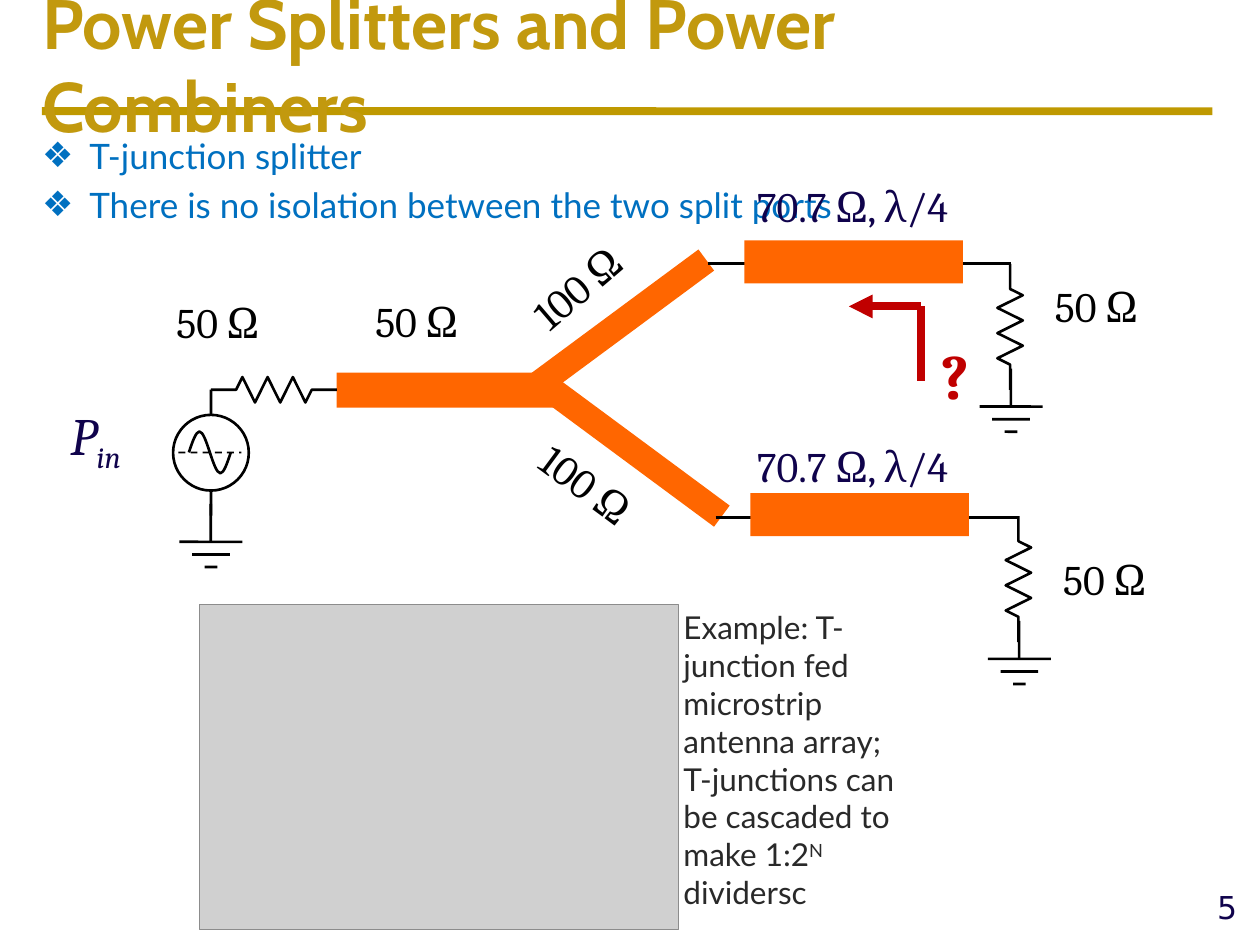
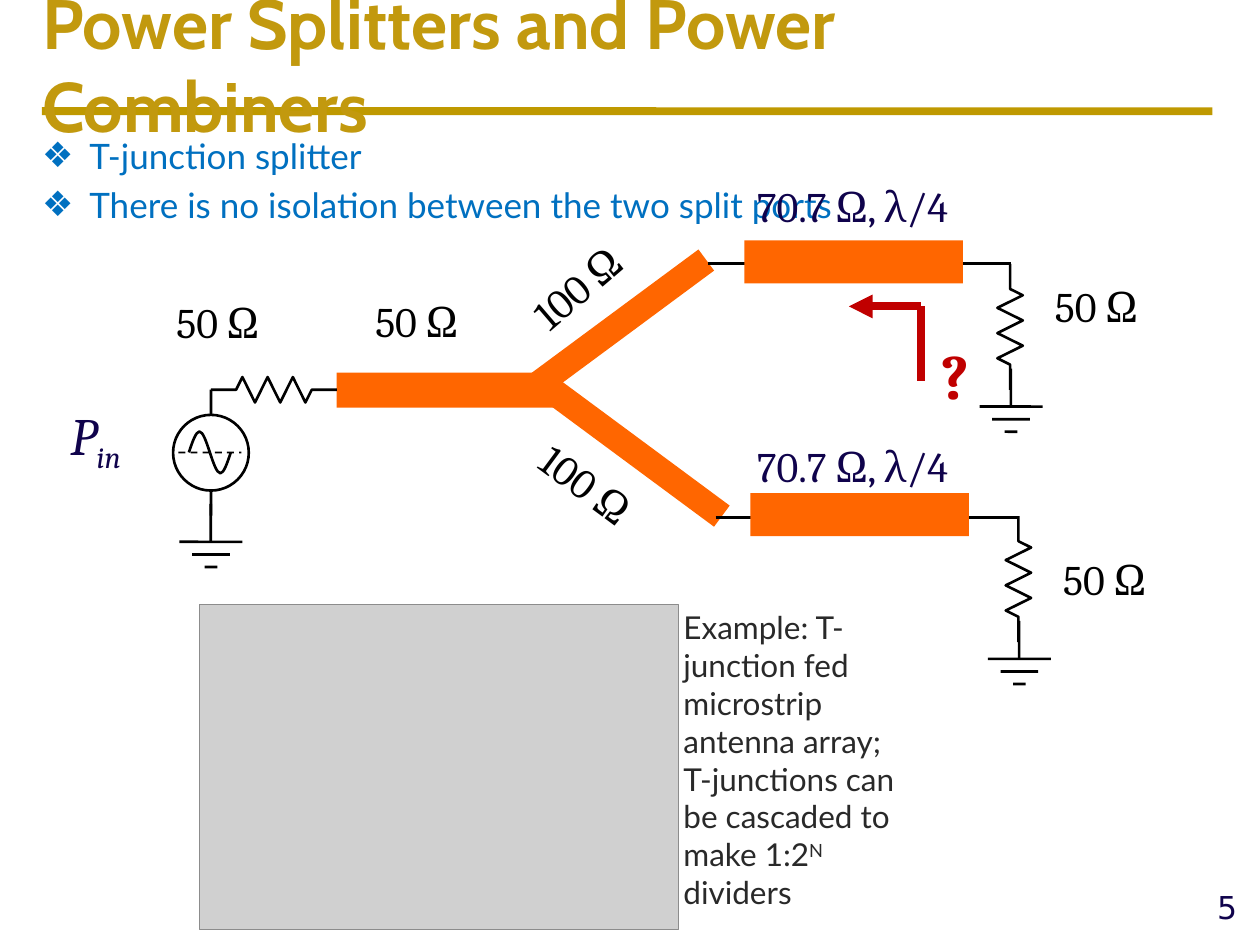
Before and after one commit to ucdart/UCD-EEC134, a slide deck: slide 5 of lectures/lec8/Lec8-Passive Components.pptx. Drawn at 1260x945 pixels with LibreOffice and Linux fonts; fonts in the diff are those of the drawing; grey boxes stand for pictures; background and template pictures are left out. Boxes give left, top, right and bottom in pixels: in the first picture for what was removed or moved away, otherwise in the second. Text is boxed around its words. In the diff, an @@ line names an element or a change of style, - is before the commit and + after.

Commit message:
update lec8

```diff
--- a/lectures/lec8/Lec8-Passive Components.pptx
+++ b/lectures/lec8/Lec8-Passive Components.pptx
@@ text at (x1=683, y1=768, x2=894, y2=905): text changed @@
-T-junctions can be cascaded to make 1:2N dividersc
+T-junctions can be cascaded to make 1:2N dividers
```
